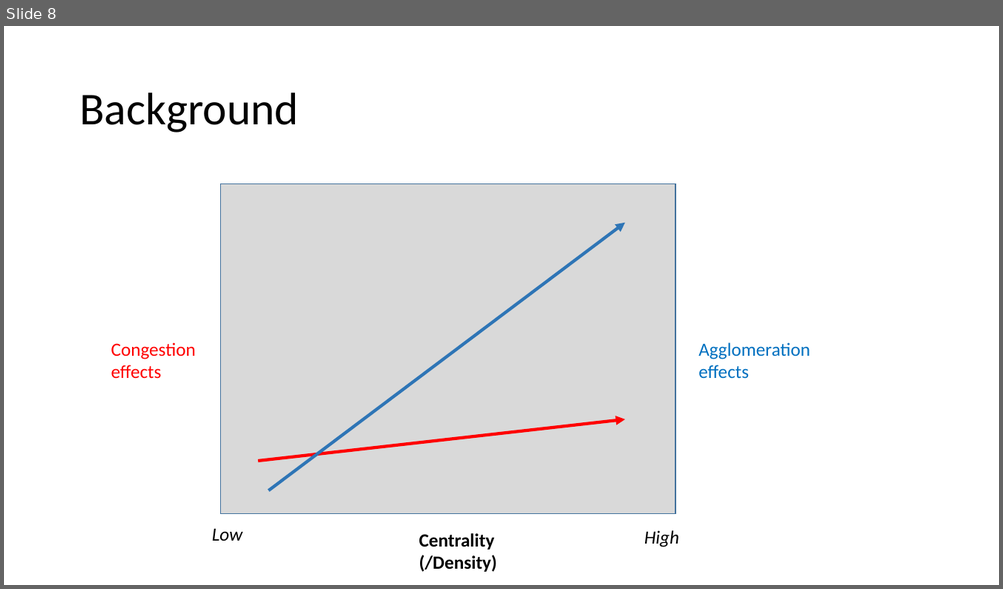
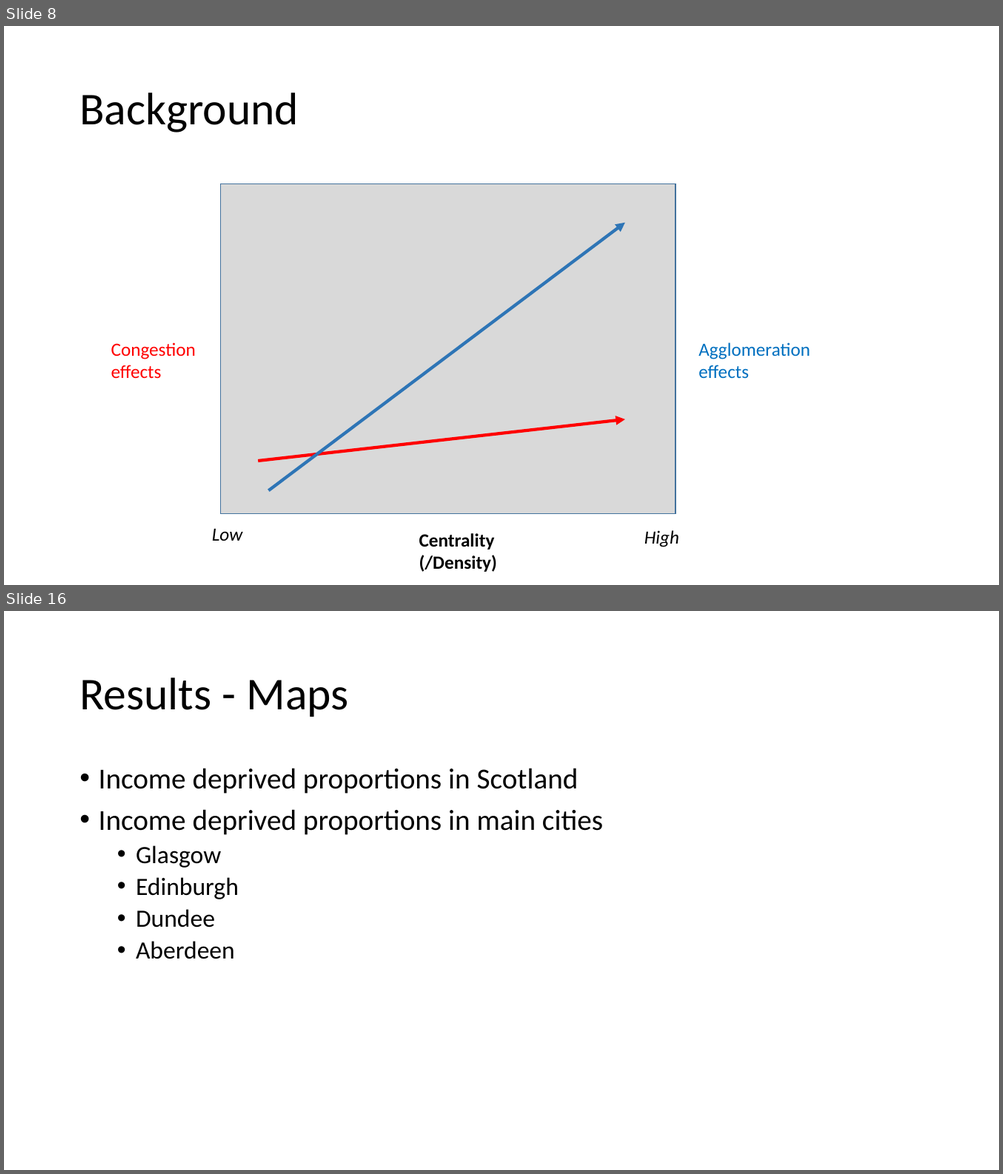
Before and after one commit to JonMinton/decentralisation_simd_dz2011, a slide deck: presentation/Is poverty moving to the suburbs in Scottish.pptx. Shown one above the other, each under a label of ours: slide 8 before the commit, slides 8 and 16 after it; the slides between them are not shown. The pictures are 1003x589 and 1003x1174 pixels, drawn with LibreOffice and Linux fonts; fonts in the diff are those of the drawing. Boxes give left, top, right and bottom in pixels: in the first picture for what was removed or moved away, otherwise in the second. Text is boxed around its words. In the diff, an @@ line names an element or a change of style, - is before the commit and + after.

```diff
--- a/presentation/Is poverty moving to the suburbs in Scottish.pptx
+++ b/presentation/Is poverty moving to the suburbs in Scottish.pptx
@@ slide 16 added at (4,611,999,1170), background #FFFFFF @@
@@ title added at (79,678,348,717), 44 pt, text #000000 @@
+Results - Maps
@@ text added at (99,768,603,960), 28 pt, text #000000 @@
+• Income deprived proportions in Scotland
+• Income deprived proportions in main cities
+  • Glasgow
+  • Edinburgh
+  • Dundee
+  • Aberdeen
```
Also in this commit, not shown: 1 slide changed, 21 other slides added.
